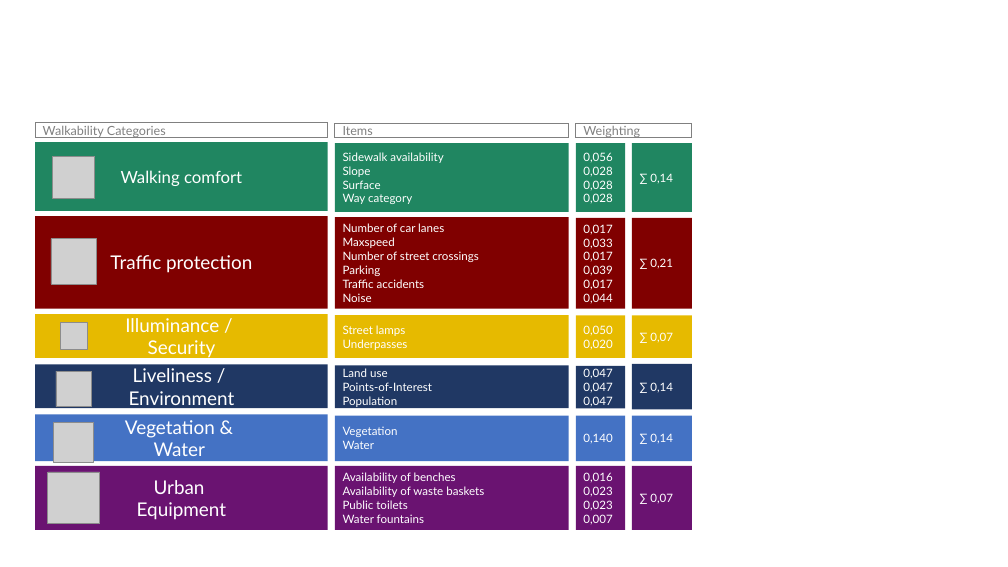
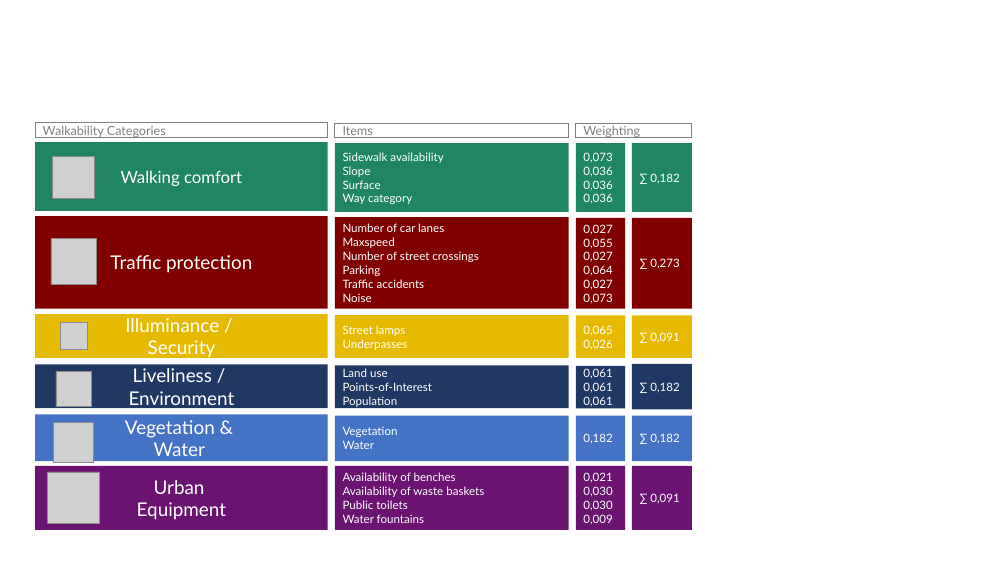
Before and after one commit to iremkapucuoglu/p4b-website, a slide deck: slide 2 of static/images/docs/walkability_index/indicators.pptx. Drawn at 1008x567 pixels with LibreOffice and Linux fonts; fonts in the diff are those of the drawing; grey boxes stand for pictures; background and template pictures are left out. Boxes give left, top, right and bottom in pixels: in the first picture for what was removed or moved away, otherwise in the second. Text is boxed around its words. In the diff, an @@ line names an element or a change of style, - is before the commit and + after.

```diff
--- a/static/images/docs/walkability_index/indicators.pptx
+++ b/static/images/docs/walkability_index/indicators.pptx
@@ text in rectangle at (x1=583, y1=152, x2=612, y2=203): text changed @@
-0,0560,028
-0,028
-0,028
+0,0730,036
+0,036
+0,036
@@ text in rectangle at (x1=650, y1=173, x2=679, y2=183): text changed @@
-∑ 0,14
+∑ 0,182
@@ text in rectangle at (x1=583, y1=224, x2=612, y2=303): text changed @@
-0,017
-0,033
-0,017
-0,039
-0,017
-0,044
+0,027
+0,055
+0,027
+0,064
+0,027
+0,073
@@ text in rectangle at (x1=650, y1=258, x2=679, y2=268): text changed @@
-∑ 0,21
+∑ 0,273
@@ text in rectangle at (x1=583, y1=325, x2=612, y2=349): text changed @@
-0,050
-0,020
+0,065
+0,026
@@ text in rectangle at (x1=650, y1=332, x2=679, y2=342): text changed @@
-∑ 0,07
+∑ 0,091
@@ text in rectangle at (x1=583, y1=368, x2=612, y2=406): text changed @@
-0,047
-0,047
-0,047
+0,061
+0,061
+0,061
@@ text in rectangle at (x1=650, y1=382, x2=679, y2=392): text changed @@
-∑ 0,14
+∑ 0,182
@@ text in rectangle at (x1=583, y1=433, x2=612, y2=443): text changed @@
-0,140
+0,182
@@ text in rectangle at (x1=650, y1=433, x2=679, y2=443): text changed @@
-∑ 0,14
+∑ 0,182
@@ text in rectangle at (x1=583, y1=472, x2=612, y2=524): text changed @@
-0,016
-0,023 0,023 0,007
+0,021
+0,030 0,030 0,009
@@ text in rectangle at (x1=650, y1=493, x2=679, y2=503): text changed @@
-∑ 0,07
+∑ 0,091
```
Also in this commit, not shown: 1 other slide changed, 2 other files.
